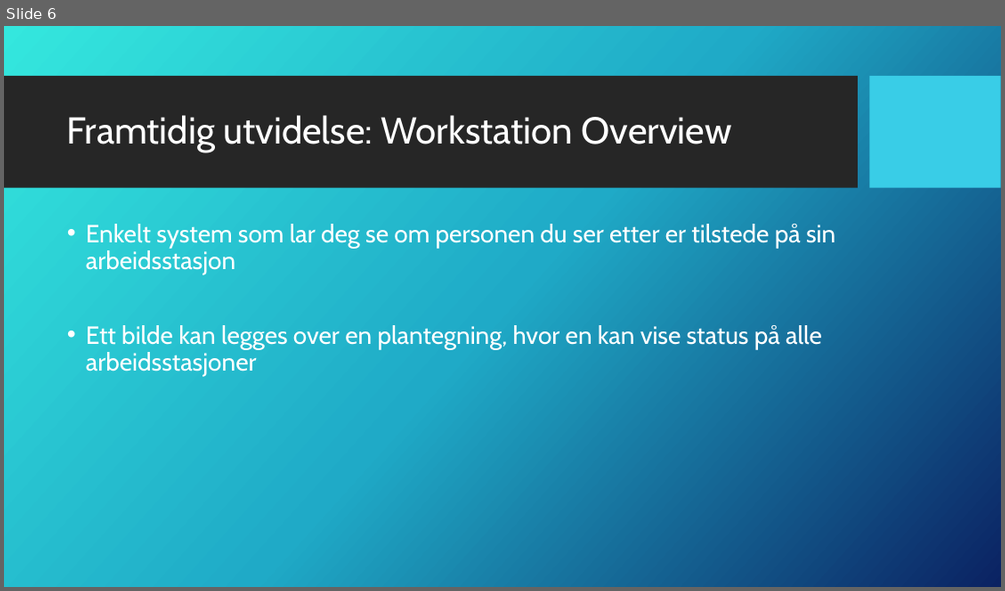
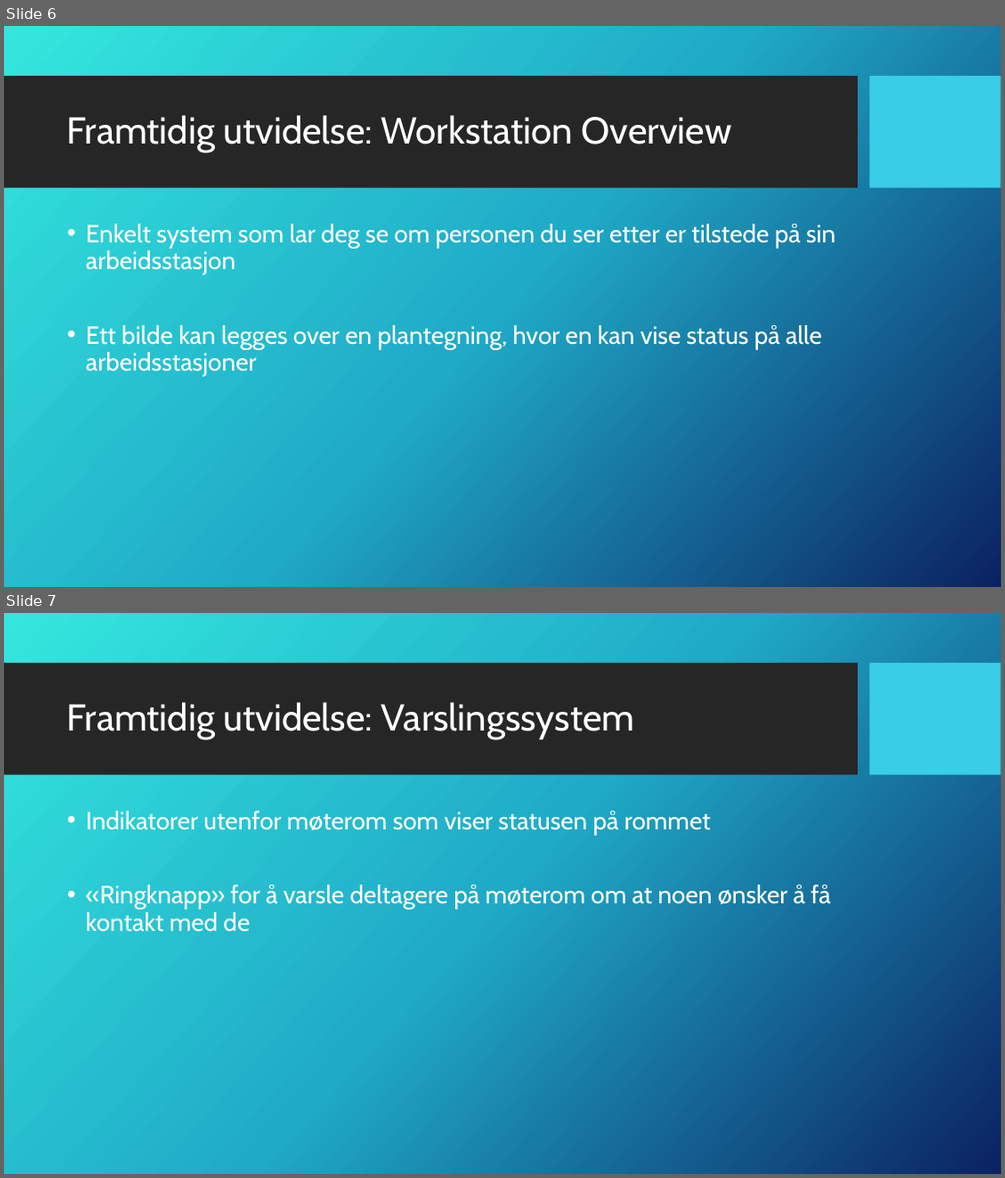
Before and after one commit to PrefeX/Hackathon210318, a slide deck: Presentasjon.pptx. Shown one above the other, each under a label of ours: slide 6 before the commit, slides 6 and 7 after it. The pictures are 1005x591 and 1005x1178 pixels, drawn with LibreOffice and Linux fonts; fonts in the diff are those of the drawing; background and template pictures are left out. Boxes give left, top, right and bottom in pixels: in the first picture for what was removed or moved away, otherwise in the second. Text is boxed around its words. In the diff, an @@ line names an element or a change of style, - is before the commit and + after.

```diff
--- a/Presentasjon.pptx
+++ b/Presentasjon.pptx
@@ slide 7 added at [4,613,1001,1174], background picture (left out); not listed: 2 template elements that a slide beside it also shows @@
@@ title added at [67,702,635,739], 36 pt, text #FFFFFF @@
+Framtidig utvidelse: Varslingssystem
@@ text added at [86,811,831,932], 24 pt, text #FFFFFF @@
+• Indikatorer utenfor møterom som viser statusen på rommet
+• «Ringknapp» for å varsle deltagere på møterom om at noen ønsker å få kontakt med de
```
Also in this commit, not shown: 1 slide changed, 1 other file.
